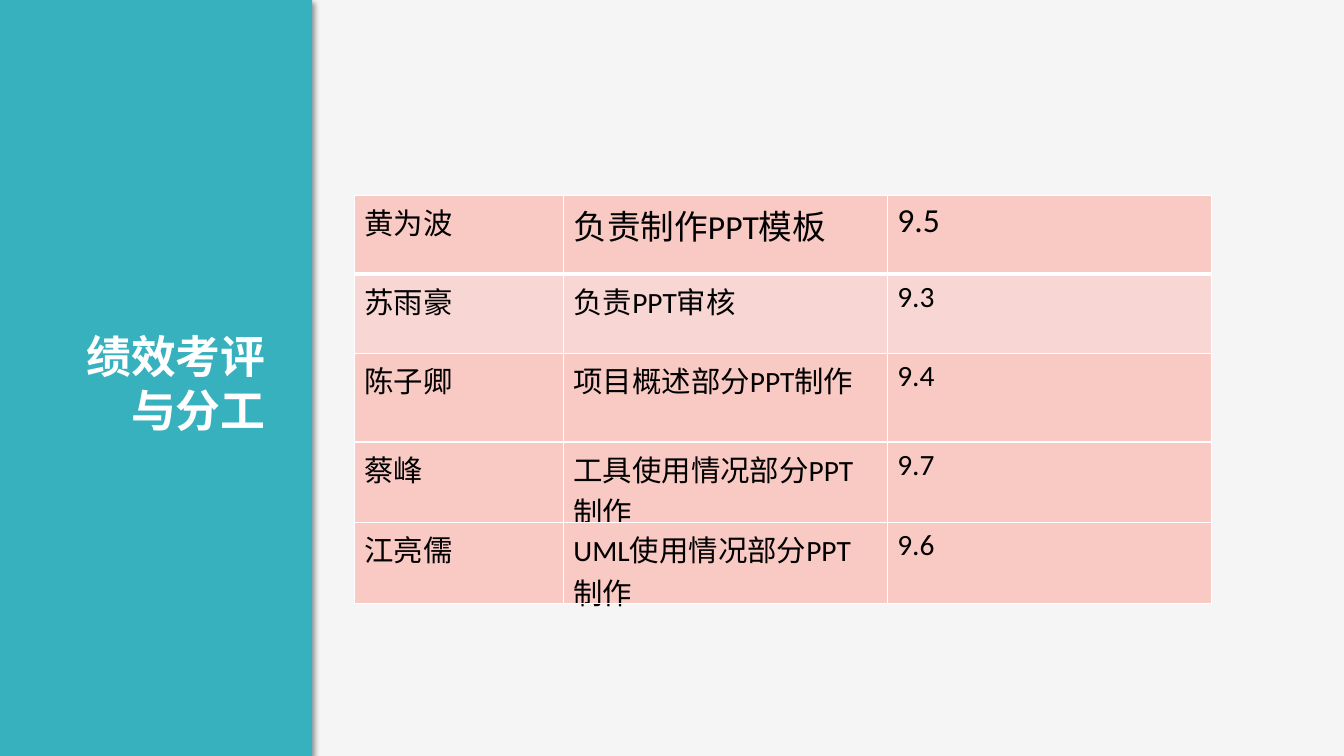
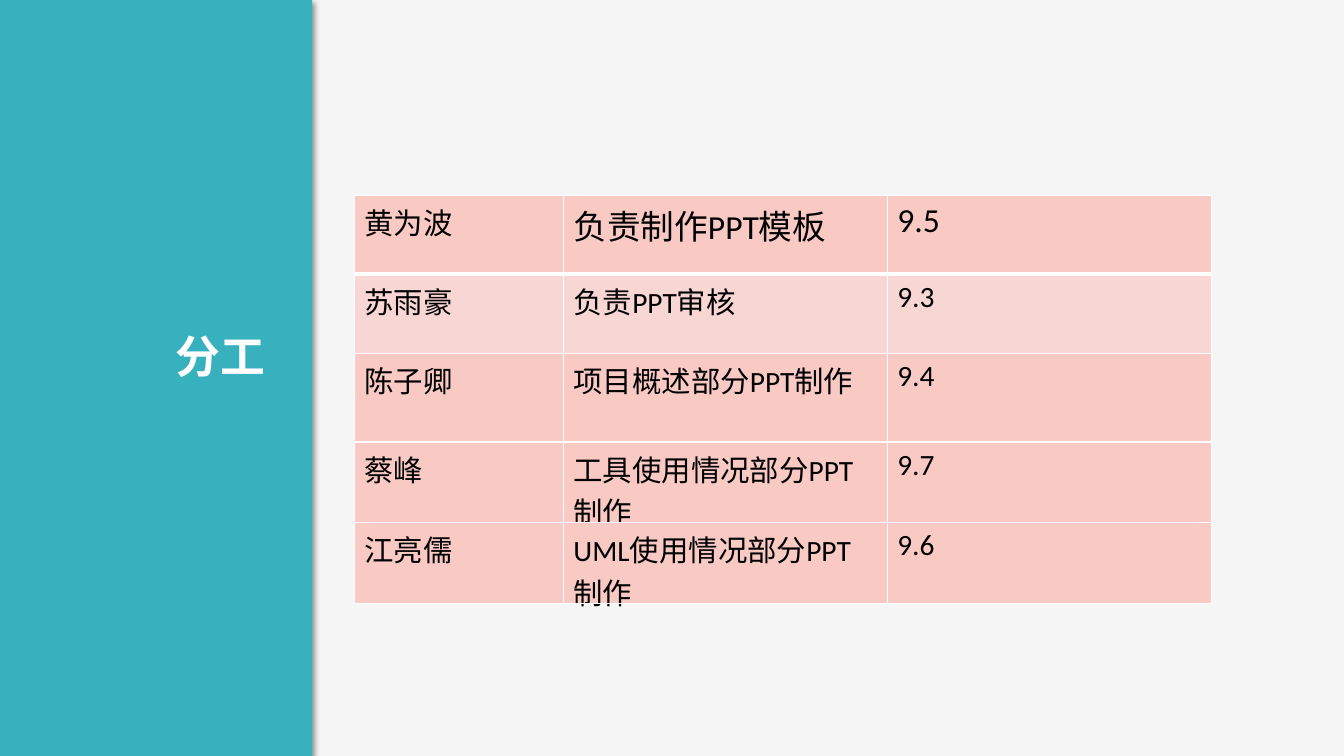
Before and after one commit to boboHh/AssistantTeaching, a slide deck: slide 22 of 受控文档/00-PPT/PRD2018-G11-UML基础4综合应用和问题解答.pptx (slide 21 before the commit). Drawn at 1344x756 pixels with LibreOffice and Linux fonts; fonts in the diff are those of the drawing. Boxes give left, top, right and bottom in pixels: in the first picture for what was removed or moved away, otherwise in the second. Text is boxed around its words. In the diff, an @@ line names an element or a change of style, - is before the commit and + after.

```diff
--- a/受控文档/00-PPT/PRD2018-G11-UML基础4综合应用和问题解答.pptx
+++ b/受控文档/00-PPT/PRD2018-G11-UML基础4综合应用和问题解答.pptx
@@ text at [176,335,266,377]: text changed @@
-绩效考评与分工
+分工
```
Also in this commit, not shown: 2 slides added.
